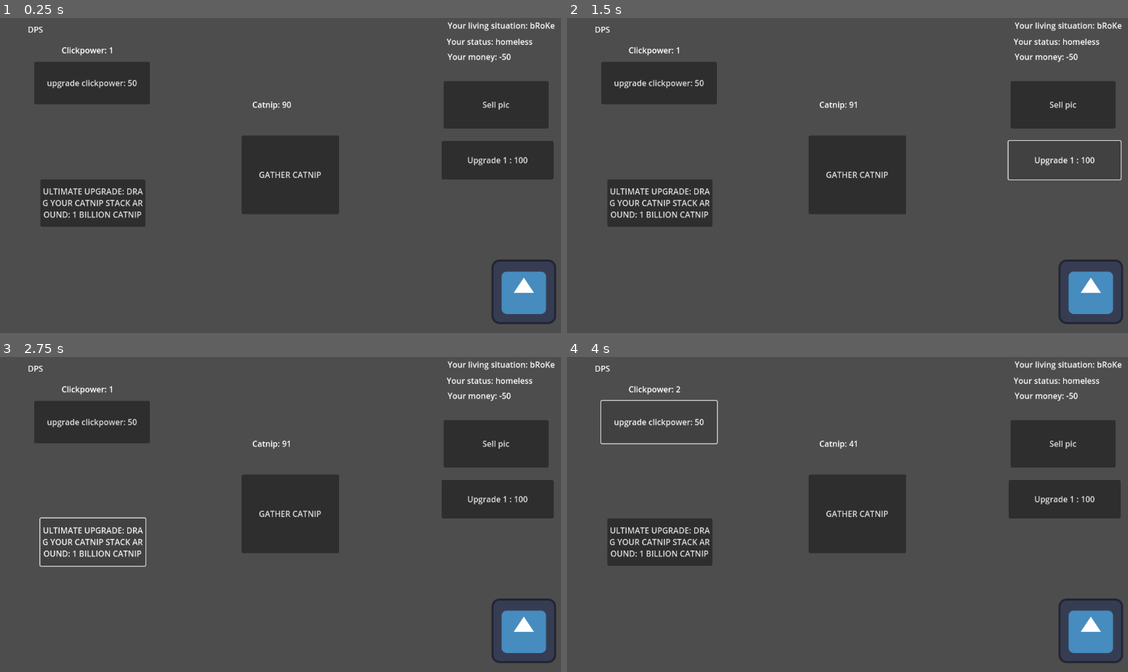
Above: before the commit, frames 1-4 (two rows, left to right).
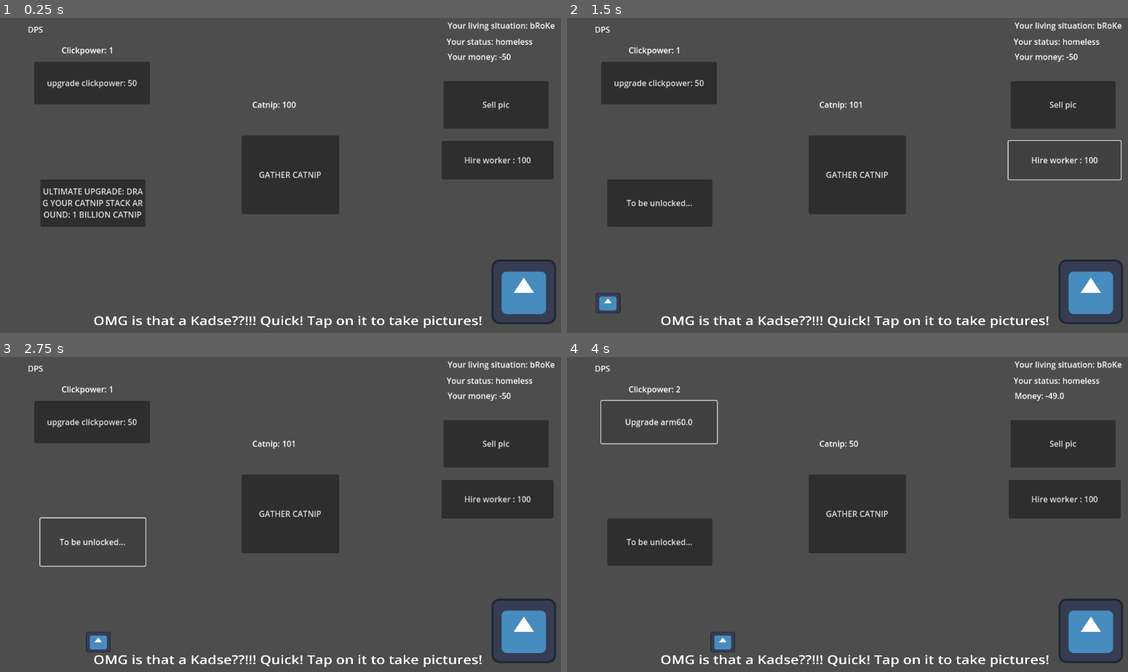
Above: after the commit, the same moments.

Repository: qwwertyz/Catnip-clicker
Game: Godot game, scene res://scenes/main.tscn
Two runs of this game, one before a commit and one after it. Both use one fixed random seed, a clock stepped at 60 frames per second and the inputs below. The engine's default icon, where the game draws it, is replaced by a stand-in: a white triangle on a blue panel in a dark square.
Inputs:
- Up to frame 1 (0.25 s): no input
- Up to frame 2 (1.5 s): click "GATHER CATNIP" at 0.5 s; click "Upgrade 1 : 100" (after the commit: "Hire worker : 100") at 1.25 s
- Up to frame 3 (2.75 s): click "ULTIMATE UPGRADE: DRAG YOUR C…" (after the commit: "To be unlocked...") at 2 s
- Up to frame 4 (4 s): click "Sell pic" at 2.75 s; click "upgrade clickpower: 50" at 3.5 s

The runs differ from the first frame. In frame 1, 1.0% of the frame differs, in the area x 16-95%, y 26-99%; in frame 2, 1.8%; in frame 3, 1.8%; in frame 4, 2.2%, in the area x 7-95%, y 11-99%.
Error before the commit: Invalid assignment of property or key 'text' with value of type 'String' on a base object of type 'null instance'. (res://script/main.gd:32)

Commit message:
Commit 3 -got the game working but didn't fix the problem -got spawner working -need to fix global var

Diff:
--- a/catnip-clicker/scenes/kitty.tscn
+++ b/catnip-clicker/scenes/kitty.tscn
@@ -4,14 +4,17 @@
 [ext_resource type="Texture2D" uid="uid://rsbush3fd7rw" path="res://icon.svg" id="2_r7qoi"]
 
 [sub_resource type="CircleShape2D" id="CircleShape2D_jyhfs"]
-radius = 66.8738
+radius = 94.6343
 
 [node name="Kitty" type="CharacterBody2D"]
-scale = Vector2(0.296875, 0.257813)
+scale = Vector2(1.151, 1)
 script = ExtResource("1_tqbcw")
 
 [node name="Sprite2D" type="Sprite2D" parent="."]
+position = Vector2(18.5263, 16.4848)
+scale = Vector2(1.28947, 1.25757)
 texture = ExtResource("2_r7qoi")
 
 [node name="CollisionShape2D" type="CollisionShape2D" parent="."]
+position = Vector2(20.2105, 27.1515)
 shape = SubResource("CircleShape2D_jyhfs")
--- a/catnip-clicker/scenes/main.tscn
+++ b/catnip-clicker/scenes/main.tscn
@@ -1,13 +1,17 @@
-[gd_scene load_steps=6 format=3 uid="uid://ixr7pgo6m2cb"]
+[gd_scene load_steps=8 format=3 uid="uid://ixr7pgo6m2cb"]
 
 [ext_resource type="Script" uid="uid://bafoo5cr1v5x1" path="res://script/main.gd" id="1_o5qli"]
 [ext_resource type="Texture2D" uid="uid://rsbush3fd7rw" path="res://icon.svg" id="2_0wfyh"]
+[ext_resource type="Script" uid="uid://dil4rfpevhssw" path="res://script/kitty_spawner.gd" id="2_jyhfs"]
 [ext_resource type="PackedScene" uid="uid://c0x4rkhtlr0nf" path="res://scenes/kitty.tscn" id="4_jyhfs"]
 
 [sub_resource type="StyleBoxEmpty" id="StyleBoxEmpty_0wfyh"]
 
 [sub_resource type="Theme" id="Theme_sugp2"]
 RichTextLabel/styles/normal = SubResource("StyleBoxEmpty_0wfyh")
+
+[sub_resource type="RectangleShape2D" id="RectangleShape2D_jyhfs"]
+size = Vector2(104, 92)
 
 [node name="Main" type="Node2D"]
 script = ExtResource("1_o5qli")
@@ -100,7 +104,8 @@
 offset_top = 260.0
 offset_right = 1097.0
 offset_bottom = 336.0
-text = "Upgrade 1 : 100"
+tooltip_text = "Who wants to click when someone else can do that for you?"
+text = "Hire worker : 100"
 
 [node name="UltimateUpgrade" type="Button" parent="Control"]
 layout_mode = 0
@@ -117,6 +122,7 @@
 offset_top = 141.0
 offset_right = 1087.0
 offset_bottom = 235.0
+tooltip_text = "Sell cat pics online for money!"
 text = "Sell pic"
 autowrap_mode = 1
 
@@ -132,21 +138,32 @@
 [node name="Timer" type="Timer" parent="Control"]
 autostart = true
 
-[node name="Kitty" parent="." instance=ExtResource("4_jyhfs")]
-position = Vector2(-27, 588)
-script = null
+[node name="KittySpawner" type="Node2D" parent="."]
+scale = Vector2(0.296875, 0.257813)
+script = ExtResource("2_jyhfs")
+object_to_spawn = ExtResource("4_jyhfs")
 
-[node name="KittySpawner" type="Node2D" parent="."]
-position = Vector2(-27, 588)
-scale = Vector2(0.296875, 0.257813)
+[node name="Label" type="Label" parent="KittySpawner"]
+visible = false
+offset_left = 623.158
+offset_top = 2323.39
+offset_right = 1308.16
+offset_bottom = 2358.39
+theme_override_font_sizes/font_size = 95
+text = "OMG is that a Kadse??!!! Quick! Tap on it to take pictures!"
 
-[node name="CatnipStack" type="Sprite2D" parent="."]
+[node name="Area2D" type="Area2D" parent="."]
 position = Vector2(1038, 559)
+
+[node name="CollisionShape2D" type="CollisionShape2D" parent="Area2D"]
+position = Vector2(0, -2)
+shape = SubResource("RectangleShape2D_jyhfs")
+
+[node name="CatnipStack" type="Sprite2D" parent="Area2D"]
 texture = ExtResource("2_0wfyh")
 
 [connection signal="pressed" from="Control/ClickButton" to="." method="_on_click_button_pressed"]
 [connection signal="pressed" from="Control/Upgrade1" to="." method="_on_upgrade_1_pressed"]
-[connection signal="pressed" from="Control/UltimateUpgrade" to="." method="_on_upgrade_1_pressed"]
-[connection signal="pressed" from="Control/Sell" to="." method="_on_upgrade_1_pressed"]
+[connection signal="pressed" from="Control/Sell" to="." method="_on_sell_pressed"]
 [connection signal="pressed" from="Control/ArmUpgrade" to="." method="_on_arm_upgrade_pressed"]
 [connection signal="timeout" from="Control/Timer" to="." method="_on_timer_timeout"]
--- a/catnip-clicker/script/kitty.gd
+++ b/catnip-clicker/script/kitty.gd
@@ -1,13 +1,16 @@
 extends CharacterBody2D
 
-var min_speed = 280
-var max_speed =300
+var min_speed = 80
+var max_speed = 100
 
 func _ready() -> void:
 	velocity.x = randi_range(min_speed,max_speed)
 func _physics_process(_delta: float) -> void:
 
+	move_and_slide()
 
-	#velocity.x = move_toward(velocity.x, 0, SPEED)
 
-	move_and_slide()
+
+
+func _on_button_pressed() -> void:
+	pass # Replace with function body.
--- a/catnip-clicker/script/kitty_spawner.gd
+++ b/catnip-clicker/script/kitty_spawner.gd
@@ -1,12 +1,20 @@
 extends Node2D
-var certainamt = 100
-#@export var object_to_spawn: PackedScene
-#
-#func _process(_delta: float) -> void:
-	#if Main.lifetime_earnings > certainamt:
-		#Main.lifetime_earnings -= certainamt
-		#certainamt *= 1.5
-		#spawn
-	#var instance = object_to_spawn.instantiate()
-	#add_child(instance)
-	#instance.position = Vector2(-20,randi_range(588,590))
+var certainamt = 50.0
+var tutorial = true
+@export var object_to_spawn: PackedScene
+@onready var label: Label = $Label
+
+func _process(_delta: float) -> void:
+	if Main.lifetime_earnings >= certainamt:
+		Main.lifetime_earnings -= certainamt
+		certainamt *= 1.5
+		var instance = object_to_spawn.instantiate()
+		add_child(instance)
+		instance.position = Vector2(-200,randi_range(2100,2300))
+		instance.scale = Vector2(1,1)
+
+		if tutorial:
+			label.visible = true
+			await get_tree().create_timer(5.0).timeout
+			label.visible = false
+			tutorial = false
--- a/catnip-clicker/script/main.gd
+++ b/catnip-clicker/script/main.gd
@@ -11,12 +11,11 @@
 @onready var sell: Button = $Control/Sell
 @onready var arm_upgrade: Button = $Control/ArmUpgrade
 
-
-
-var catnip = 90
+var catnip = 100
 var clickpower = 1
 var dps = 0
-var lifetime_earnings = 0
+var lifetime_earnings = 99.0
+var money = -50.0
 
 #upgrades
 var mouse_upgrade_cost = 50
@@ -29,16 +28,13 @@
 
 
 func _process(_delta: float) -> void:
-	catnip_label.text = "Catnip: " + str(catnip)
-	# button doesn't have text property!!! NEED to fix
-	#if catnip < 1000000:
-		#ultimate_upgrade.text = ""
-	#else:
-		#ultimate_upgrade.text = "ULTIMATE UPGRADE: DRAG YOUR CATNIP STACK AROUND: 1 BILLION CATNIP"
+	if catnip_label:
+		catnip_label.text = "Catnip: " + str(catnip)
+
 
 
 func _on_click_button_pressed() -> void:
-	catnip += clickpower
+	add_catnip(clickpower)
 
 
 func _on_timer_timeout() -> void:
@@ -47,25 +43,37 @@
 func add_catnip(amount):
 	catnip += amount
 	lifetime_earnings += amount
+	print(lifetime_earnings)
 
+	if catnip < 1000000 and catnip:
+		ultimate_upgrade.text = "To be unlocked..."
+	else:
+		ultimate_upgrade.text = "ULTIMATE UPGRADE: DRAG YOUR CATNIP STACK AROUND: 1 BILLION CATNIP"
 
 
 
 func _on_arm_upgrade_pressed() -> void:
-	if catnip > mouse_upgrade_cost:
+	if catnip >= mouse_upgrade_cost:
 		catnip -= mouse_upgrade_cost
-		mouse_upgrade_cost *= 1.1
+		mouse_upgrade_cost *= 1.2
 		clickpower += 1
 		mouse_level += 1
 		clickpower_label.text = "Clickpower: "+str(clickpower)
-		#arm_upgrade.text = "Upgrade arm" + str(roundf(mouse_upgrade_cost))
+		arm_upgrade.text = "Upgrade arm" + str(roundf(mouse_upgrade_cost))
 
 
 func _on_upgrade_1_pressed() -> void:
-	if catnip > upgrade1_cost:
-		catnip -= upgrade1_cost
+	if money >= upgrade1_cost:
+		money -= upgrade1_cost
 		upgrade1_cost *= 1.2
 		dps += 1
 		upgrade1_level += 1
 		dps_label.text = "Dps: "+str(dps)
-		#upgrade_1.text = "Upgrade 1 cost: " + str(roundf(upgrade1_cost))
+		upgrade_1.text = "Upgrade 1 cost: " + str(roundf(upgrade1_cost))
+
+
+func _on_sell_pressed() -> void:
+	if catnip >= clickpower:
+		catnip -= clickpower
+		money += clickpower
+		coin_label.text = "Money: " + str(roundf(money))
